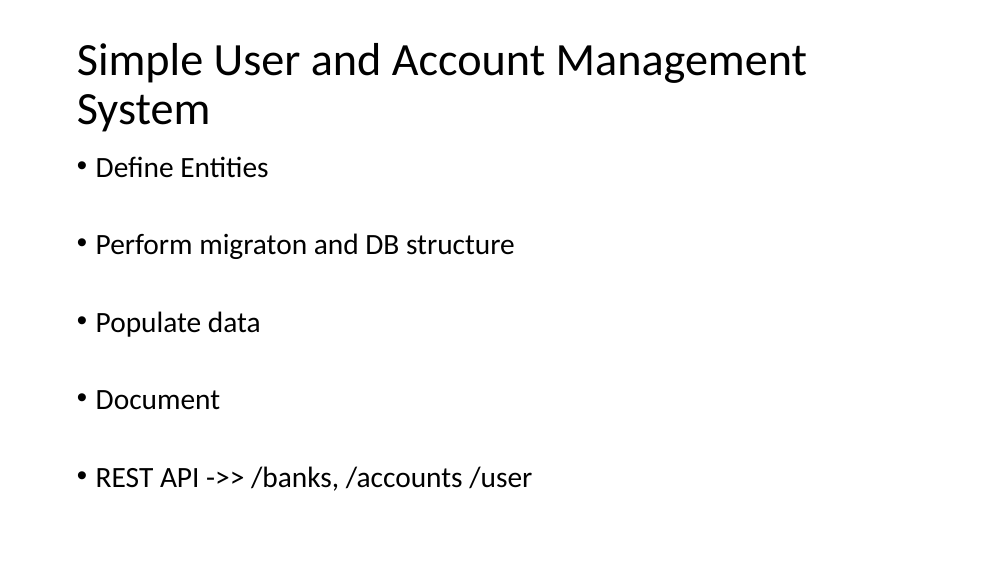
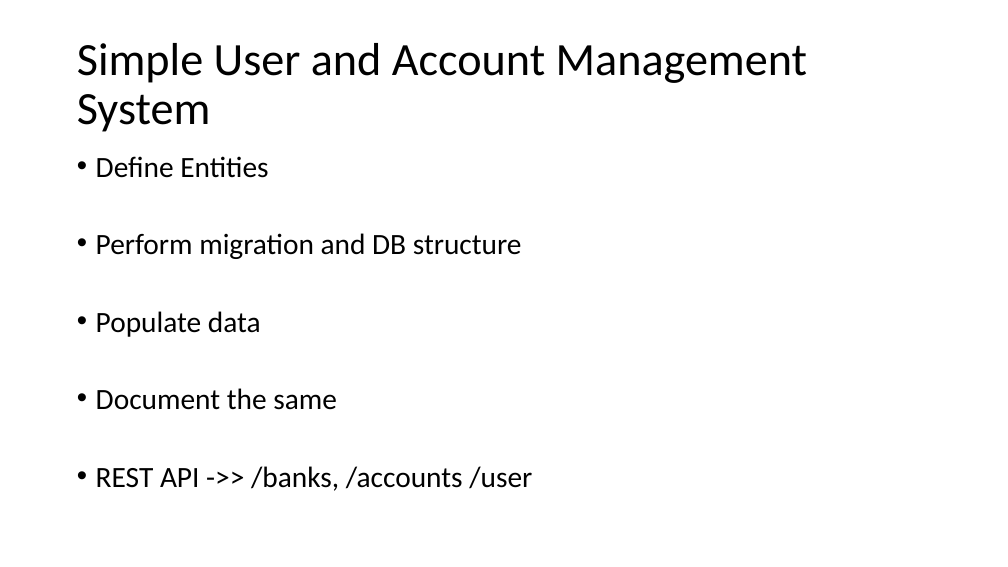
Before and after one commit to vaibhavkumarrrr/codesamplescsharp3109, a slide deck: slide 2 of Simple User and Account Management System.pptx. Drawn at 1008x567 pixels with LibreOffice and Linux fonts; fonts in the diff are those of the drawing. Boxes give left, top, right and bottom in pixels: in the first picture for what was removed or moved away, otherwise in the second. Text is boxed around its words. In the diff, an @@ line names an element or a change of style, - is before the commit and + after.

Commit message:
Project Document

```diff
--- a/Simple User and Account Management System.pptx
+++ b/Simple User and Account Management System.pptx
@@ text at [96, 233, 522, 259]: text changed @@
-• Perform migraton and DB structure
+• Perform migration and DB structure
@@ text at [96, 388, 337, 410]: text changed @@
-• Document
+• Document the same
```
Also in this commit, not shown: 1 slide added, 1 other file.
